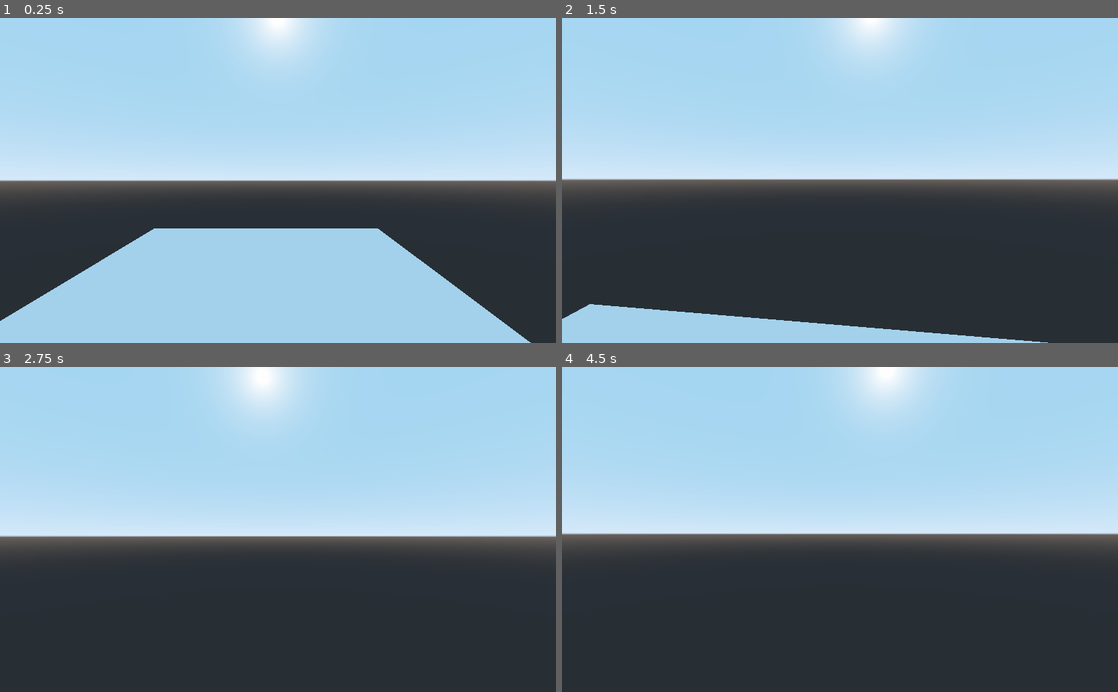
Above: before the commit, frames 1-4 (two rows, left to right).
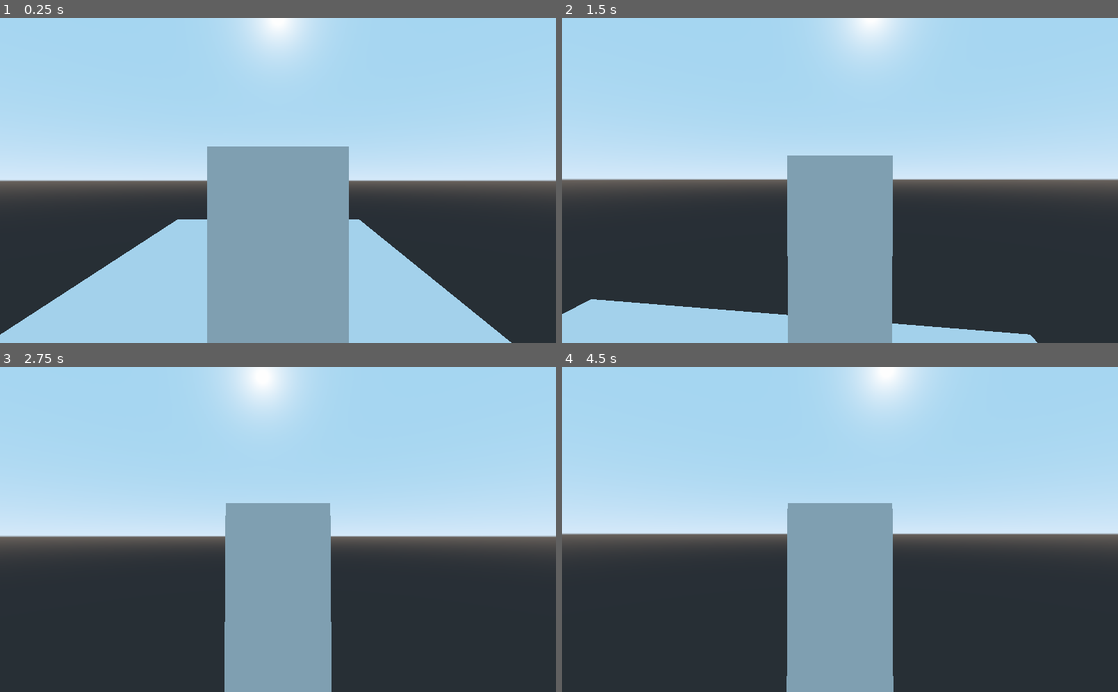
Above: after the commit, the same moments.

Repository: zolw-dom/godot-tps-controller
Game: Godot game, scene res://Maps/TestMap.tscn
Two runs of this game, one before a commit and one after it. Both use one fixed random seed, a clock stepped at 60 frames per second and the inputs below.
Inputs (mouse positions are in pixels of both pictures, inside the frame that each line leads up to):
- Up to frame 1 (0.25 s): no input
- Up to frame 2 (1.5 s): move the mouse to (867, 180) at 0.52 s; hold Up (ui_up) from 0.53 s (still down); tap Space (ui_select) at 0.77 s; move the mouse to (812, 180) at 1.27 s
- Up to frame 3 (2.75 s): keep holding Up (ui_up); tap Space (ui_select) at 1.52 s; move the mouse to (289, 523) at 2.02 s
- Up to frame 4 (4.5 s): keep holding Up (ui_up); tap Enter at 2.75, 4.25 s; move the mouse to (834, 536) at 2.77 s; tap Space (ui_select) at 3.02, 3.5, 3.77 s; move the mouse to (878, 532) at 3.52 s; move the mouse to (795, 526) at 4.27 s

The runs differ from the first frame. In frame 1, 17% of the frame differs, in the area x 0-96%, y 39-100%; in frame 2, 12%; in frame 3, 11%; in frame 4, 11%.

Commit message:
Added airborne movement and sliding

Diff:
--- a/Scripts/Player.gd
+++ b/Scripts/Player.gd
@@ -22,11 +22,12 @@
 ######################
 
 func movement_logic() -> void:
-	move()
 
 	if is_on_floor():
+		move()
 		land()
 		if is_jumping():
 			jump()
 	else:
+		airborne_move()
 		fall()
--- a/Scripts/TpsController.gd
+++ b/Scripts/TpsController.gd
@@ -9,6 +9,7 @@
 ################
 
 var movement_direction : Vector3
+var velocity : Vector3
 
 # Camera nodes
 var camera_pivot : Spatial
@@ -16,16 +17,19 @@
 
 # Movement properties
 export var movement_speed : float = 400.0
+export var airbone_multiplier : float = 0.50
 export var jump_height : float = 400.0
 export var gravity : float = -20.0
-
+export var slide_value : float = 0.9
 # Camera properties
 	# Camera movement
 export var mouse_sensitivity : float = 0.15
 export var camera_min_vertical_rotation : float = -45.0
 export var camera_max_vertical_rotation : float = 45.0
 	# Camera zooming
-export var camera_min_zoom_distance : float = 0.0
+export var camera_zoom : float = 3.0 setget set_camera_zoom
+func set_camera_zoom(value): camera_zoom = clamp(value, camera_min_zoom_distance, camera_max_zoom_distance)
+export var camera_min_zoom_distance : float = 3.0
 export var camera_max_zoom_distance : float = 10.0
 
 # Cursor
@@ -40,13 +44,14 @@
 #####################
 
 func _ready() -> void:
-	camera_pivot = get_node("CameraPivot")
+	camera_pivot = $"CameraPivot"
 	camera_rod = camera_pivot.get_node("CameraRod")
+
+	self.camera_zoom = self.camera_zoom
 
 	self.is_cursor_visible = false
 
 
-# warning-ignore:unused_argument
 func _process(delta: float) -> void:
 	process_basic_input()
 	process_movement_input()
@@ -54,6 +59,7 @@
 
 func _physics_process(delta: float) -> void:
 	movement_logic()
+	camera_zoom()
 
 
 func _input(event : InputEvent):
@@ -70,24 +76,30 @@
 
 func move() -> void:
 	var delta = get_process_delta_time()
-	movement_direction.z *= movement_speed
-	movement_direction.x *= movement_speed
-
 	var snapValue = Vector3() if is_jumping() else Vector3(0, -1, 0)
 
-	move_and_slide_with_snap(movement_direction * delta, snapValue, Vector3.UP, true)
+	move_and_slide_with_snap((velocity + movement_direction) * delta, snapValue, Vector3.UP, true)
+
+
+func airborne_move() -> void:
+	var delta = get_process_delta_time()
+	var snapValue = Vector3() if is_jumping() else Vector3(0, -1, 0)
+
+	move_and_slide((velocity + movement_direction * airbone_multiplier) * delta, Vector3.UP, true)
 
 
 func jump() -> void:
-	movement_direction.y = jump_height
+	velocity = movement_direction
+	velocity.y = jump_height
 
 
 func fall() -> void:
-	movement_direction.y += gravity
+	velocity.y += gravity
 
 
 func land() -> void:
-	movement_direction.y = 0
+	velocity.x *= slide_value
+	velocity.z *= slide_value
 
 
 
@@ -95,12 +107,8 @@
 #  Camera methods  #
 ####################
 
-func camera_zoom(zoom_value : float):
-	var current_zoom = camera_rod.transform.origin.z
-	camera_rod.transform.origin.z = clamp(
-		current_zoom + zoom_value,
-		camera_min_zoom_distance, camera_max_zoom_distance
-	)
+func camera_zoom():
+	camera_rod.transform.origin.z += (self.camera_zoom - camera_rod.transform.origin.z) * 0.1
 
 
 func rotate_camera(camera_direction : Vector2) -> void:
@@ -145,24 +153,27 @@
 	elif event is InputEventMouseButton:
 		if event.is_pressed():
 			if event.button_index == BUTTON_WHEEL_UP:
-				camera_zoom(-1)
+				self.camera_zoom -= 1
 			if event.button_index == BUTTON_WHEEL_DOWN:
-				camera_zoom(1)
+				self.camera_zoom += 1
 
 
 func process_movement_input() -> void:
 	var oldGravity = movement_direction.y
 
-	var new_movement_direction = Vector3()
-
-	# Get movement direction from input
-	new_movement_direction.z = Input.get_action_strength("ui_down") - Input.get_action_strength("ui_up")
-	new_movement_direction.x = Input.get_action_strength("ui_right") - Input.get_action_strength("ui_left")
+	var new_movement_direction = Vector3(
+		Input.get_action_strength("ui_right") - Input.get_action_strength("ui_left"),
+		0,
+		Input.get_action_strength("ui_down") - Input.get_action_strength("ui_up")
+	)
 
 	new_movement_direction = new_movement_direction.normalized()
 
 	# Change the transform to local from world
 	new_movement_direction = self.transform.basis.xform(new_movement_direction)
+
+	new_movement_direction.x *= movement_speed
+	new_movement_direction.z *= movement_speed
 
 	new_movement_direction.y = oldGravity;
 
